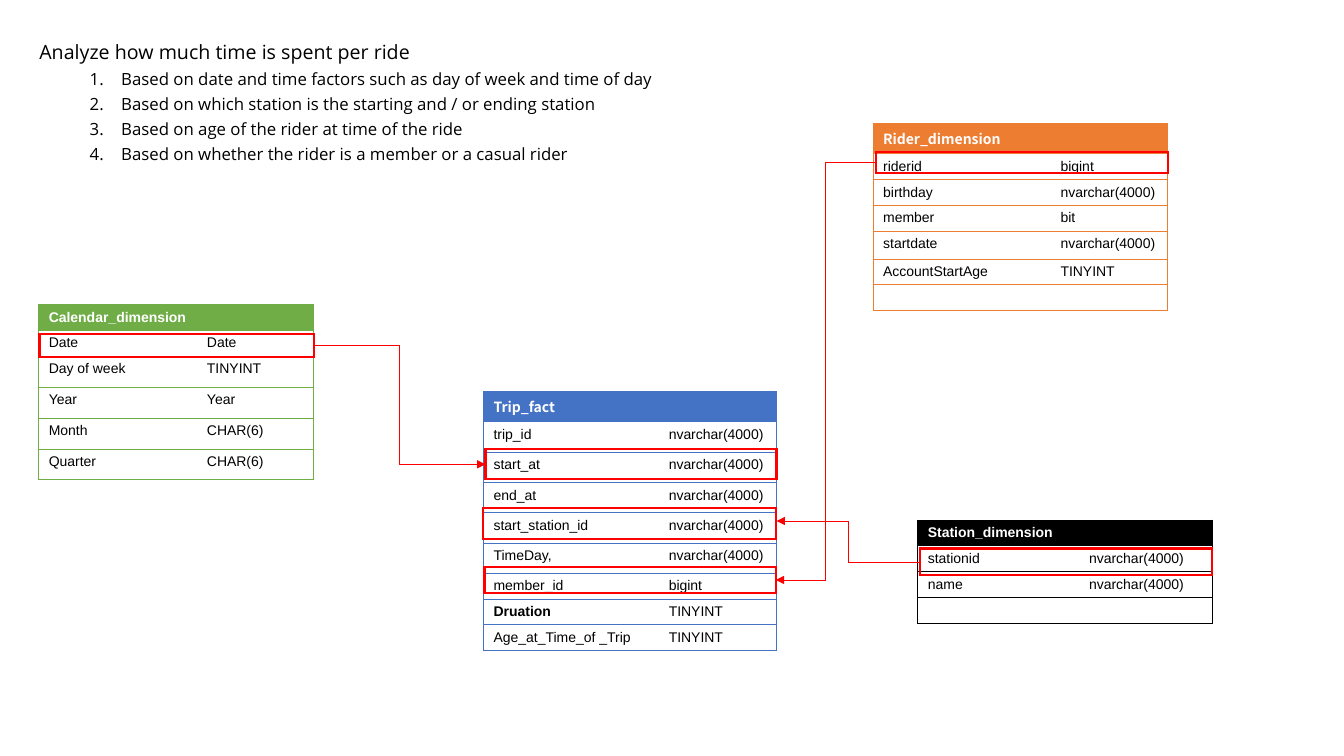
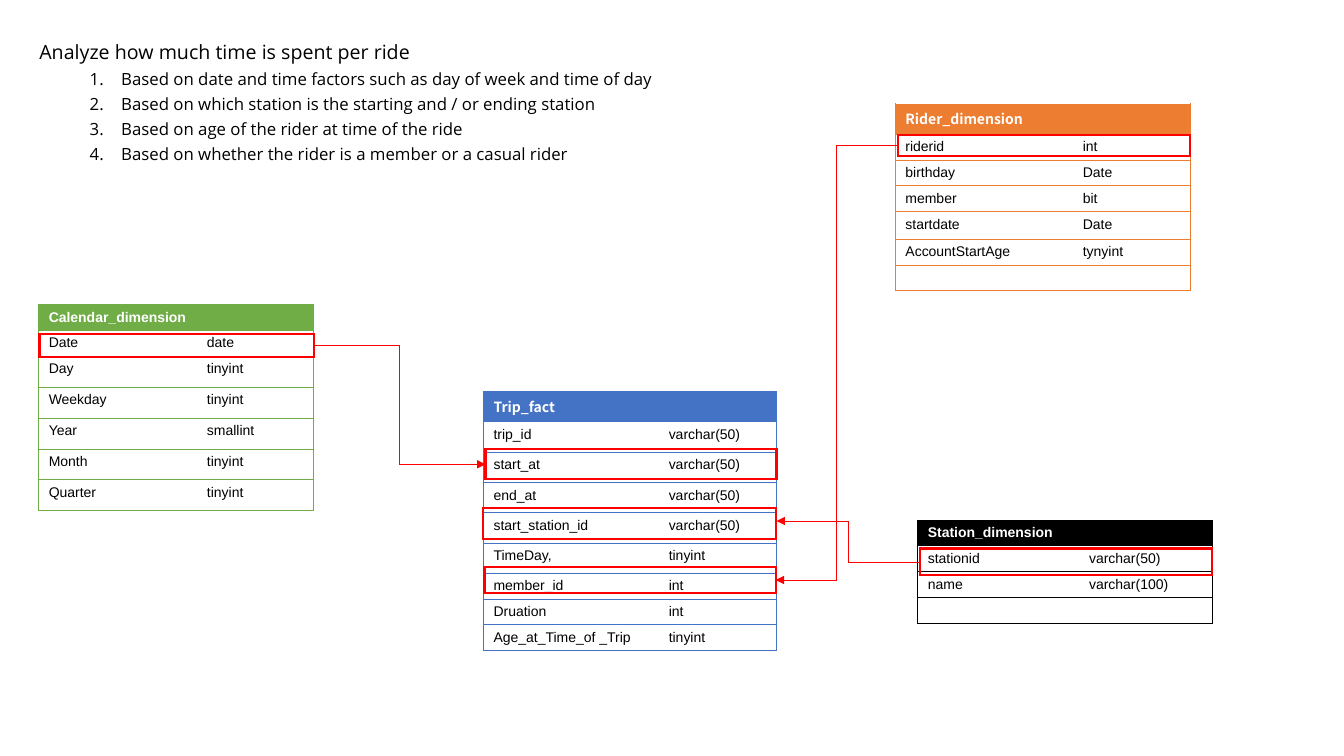
Before and after one commit to fbamuse/Udacity-Data-Engineering-with-Microsoft-Azure, a slide deck: slide 4 of BikeShareDataAnalytics/StarSchemaDesigned .pptx. Drawn at 1344x756 pixels with LibreOffice and Linux fonts; fonts in the diff are those of the drawing. Boxes give left, top, right and bottom in pixels: in the first picture for what was removed or moved away, otherwise in the second. Text is boxed around its words. In the diff, an @@ line names an element or a change of style, - is before the commit and + after.

```diff
--- a/BikeShareDataAnalytics/StarSchemaDesigned .pptx
+++ b/BikeShareDataAnalytics/StarSchemaDesigned .pptx
@@ table at <box>895,104,1190,293</box> @@
-row 2, column 2: bigint
+row 2, column 2: int
-row 3, column 2: nvarchar(4000)
+row 3, column 2: Date
-row 5, column 2: nvarchar(4000)
+row 5, column 2: Date
-row 6, column 2: TINYINT
+row 6, column 2: tynyint
@@ table: place and size @@
-table at <box>873,123,1168,313</box>
+table at <box>895,104,1190,293</box>
@@ elbow arrow moved from (876, 162) - (776, 580) to (898, 146) - (776, 580) @@
@@ rectangle: place and size @@
-rectangle at <box>876,152,1169,173</box>
+rectangle at <box>898,135,1191,156</box>
@@ table at <box>38,304,314,513</box> @@
-row 2: Date | Date
-row 3: Day of week | TINYINT
-row 4: Year | Year
-row 5: Month | CHAR(6)
-row 6: Quarter | CHAR(6)
+row 2: Date | date
+row 3: Day | tinyint
+row 4: Weekday | tinyint
+row 5: Year | smallint
+row 6: Month | tinyint
+row 7: Quarter | tinyint
@@ table at <box>484,391,777,650</box> @@
-row 2, column 2: nvarchar(4000)
+row 2, column 2: varchar(50)
-row 3, column 2: nvarchar(4000)
+row 3, column 2: varchar(50)
-row 4, column 2: nvarchar(4000)
+row 4, column 2: varchar(50)
-row 5, column 2: nvarchar(4000)
+row 5, column 2: varchar(50)
-row 6, column 2: nvarchar(4000)
+row 6, column 2: tinyint
-row 7, column 2: bigint
+row 7, column 2: int
-row 8, column 2: TINYINT
+row 8, column 2: int
-row 9, column 2: TINYINT
+row 9, column 2: tinyint
@@ bold off in "Druation" @@
@@ table at <box>918,520,1212,628</box> @@
-row 2, column 2: nvarchar(4000)
+row 2, column 2: varchar(50)
-row 3, column 2: nvarchar(4000)
+row 3, column 2: varchar(100)
```
Also in this commit, not shown: 3 other slides changed, 1 slide added, 2 other files.
